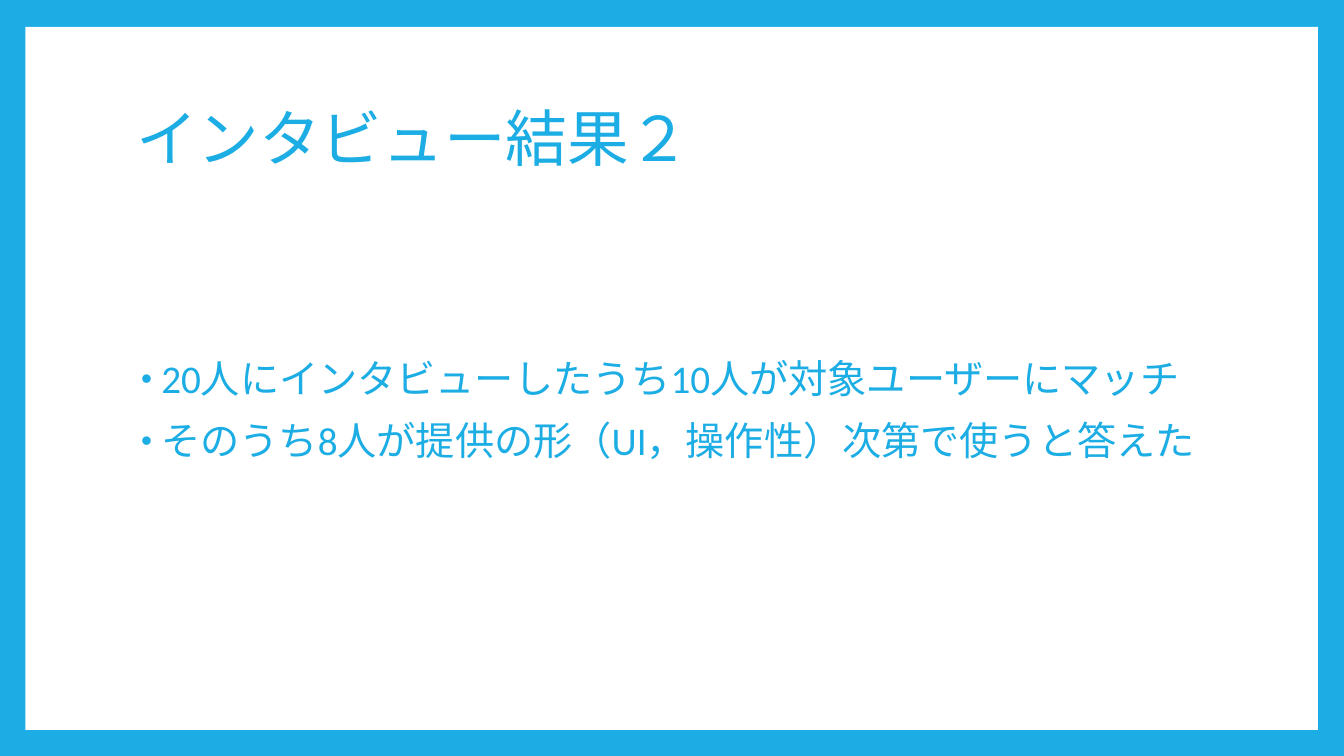
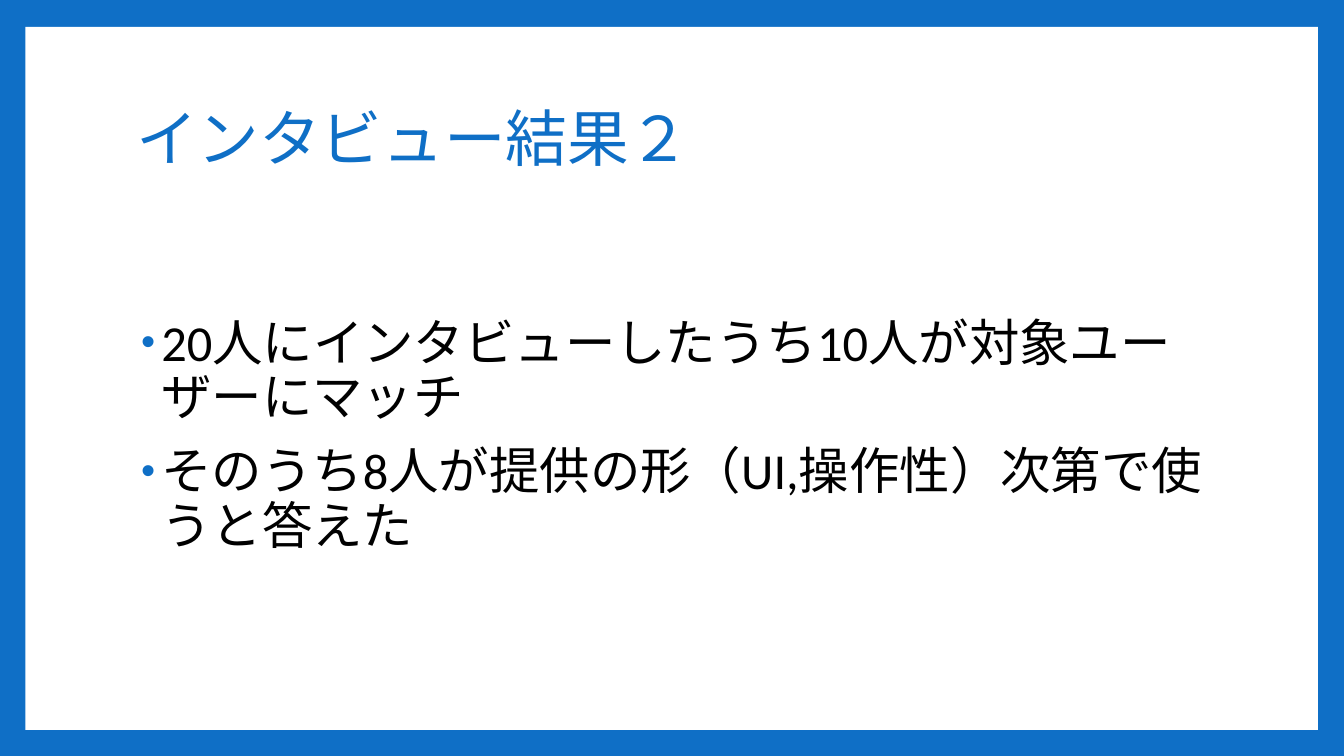
Before and after one commit to Sorarinu/ProjectP2016_F, a slide deck: slide 14 of production-idea/第2回中間発表改定２.pptx. Drawn at 1344x756 pixels with LibreOffice and Linux fonts; fonts in the diff are those of the drawing. Boxes give left, top, right and bottom in pixels: in the first picture for what was removed or moved away, otherwise in the second. Text is boxed around its words. In the diff, an @@ line names an element or a change of style, - is before the commit and + after.

```diff
--- a/production-idea/第2回中間発表改定２.pptx
+++ b/production-idea/第2回中間発表改定２.pptx
@@ background #1CADE4 to #0F6FC6 @@
@@ title "インタビュー結果２" at [136, 109, 690, 166]: text colour #1CADE4 to #0F6FC6 @@
@@ text "20人にインタビューしたうち10人が対象ユーザーにマッチ": place and size @@
-text "20人にインタビューしたうち10人が対象ユーザーにマッチ" at [161, 361, 1194, 459]
+text "20人にインタビューしたうち10人が対象ユーザーにマッチ" at [161, 446, 1202, 548]
@@ text "20人にインタビューしたうち10人が対象ユーザーにマッチ" at [161, 446, 1202, 548]: size 28 to 36 pt, text colour #1CADE4 to #000000 in "20人にインタビューしたうち10人が対象ユーザーにマッチ"; bullet colour #1CADE4 to #0F6FC6 @@
@@ text at [161, 446, 1202, 548]: text changed; size 28 to 36 pt; text colour #1CADE4 to #000000 @@
-• そのうち8人が提供の形（UI，操作性）次第で使うと答えた
+• そのうち8人が提供の形（UI,操作性）次第で使うと答えた
```
Also in this commit, not shown: 14 other slides changed, 2 other files.
